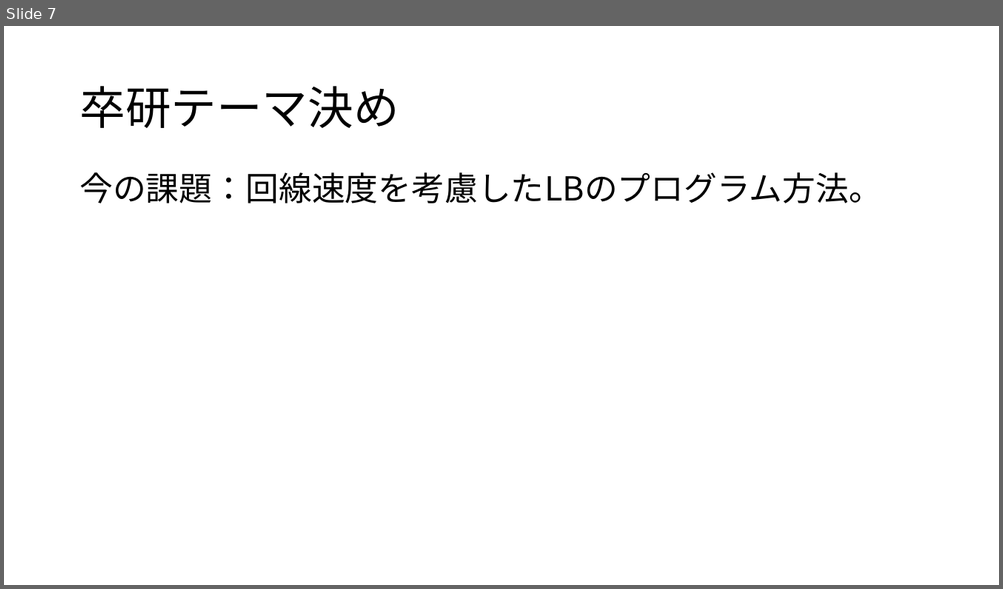
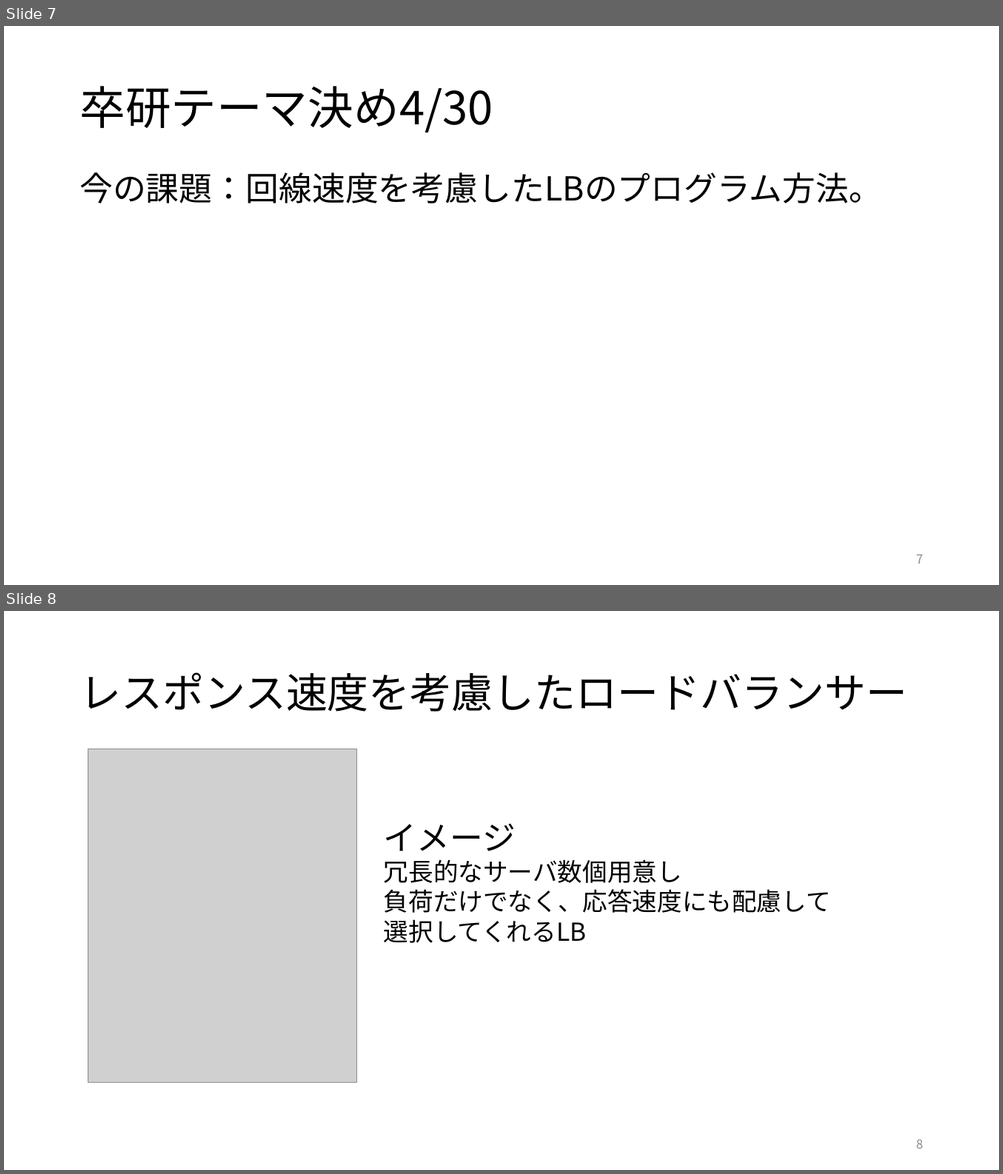
Before and after one commit to kait-takanolab/1821086_matsuo_thesis, a slide deck: 1821086_matsuo_sotsuken.pptx. Shown one above the other, each under a label of ours: slide 7 before the commit, slides 7 and 8 after it. The pictures are 1003x589 and 1003x1174 pixels, drawn with LibreOffice and Linux fonts; fonts in the diff are those of the drawing; grey boxes stand for pictures. Boxes give left, top, right and bottom in pixels: in the first picture for what was removed or moved away, otherwise in the second. Text is boxed around its words. In the diff, an @@ line names an element or a change of style, - is before the commit and + after.

```diff
--- a/1821086_matsuo_sotsuken.pptx
+++ b/1821086_matsuo_sotsuken.pptx
@@ slide 8 added at bbox=[4, 611, 999, 1170], background #FFFFFF @@
@@ title added at bbox=[79, 672, 907, 712], 40 pt, text #000000 @@
+レスポンス速度を考慮したロードバランサー
@@ picture added at bbox=[88, 749, 358, 1083] @@
@@ text added at bbox=[384, 823, 831, 943], 24 pt, text #000000 @@
+イメージ
+冗長的なサーバ数個用意し
+負荷だけでなく、応答速度にも配慮して
+選択してくれるLB
@@ page number added at bbox=[916, 1139, 922, 1149], 12 pt, text #8C8C8C @@
+8
@@ slide 7 changed as well @@
@@ title at bbox=[79, 86, 492, 133]: text changed @@
-卒研テーマ決め
+卒研テーマ決め4/30
@@ page number added at bbox=[916, 555, 922, 564], 12 pt, text #8C8C8C @@
+7
```
Also in this commit, not shown: 6 other slides changed, 5 other slides added.
